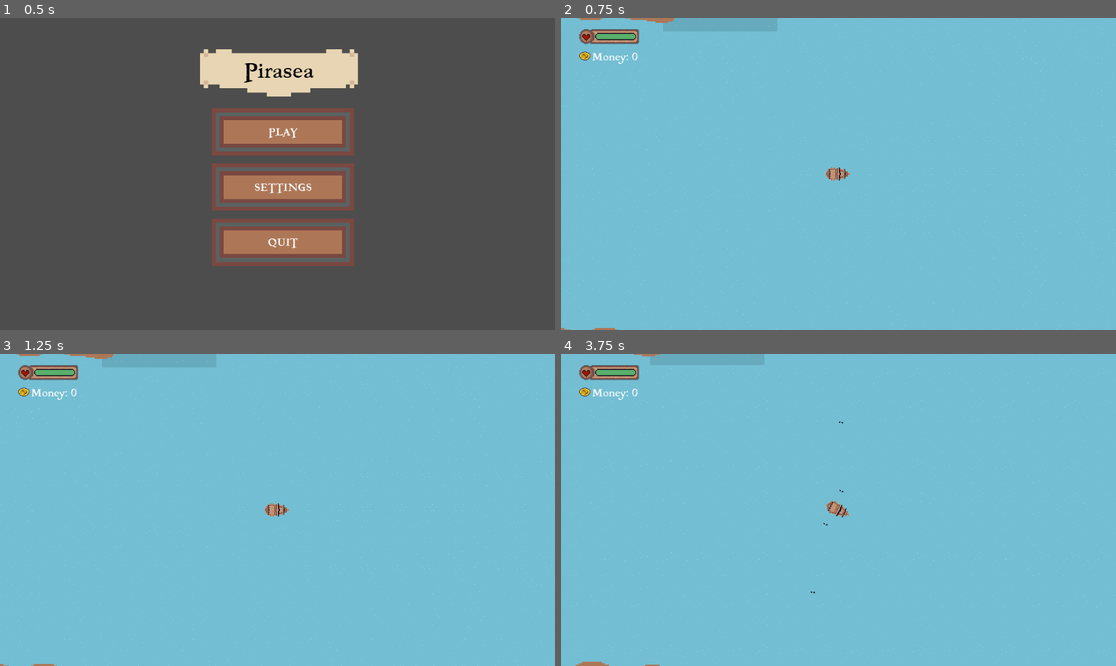
Above: before the commit, frames 1-4 (two rows, left to right).
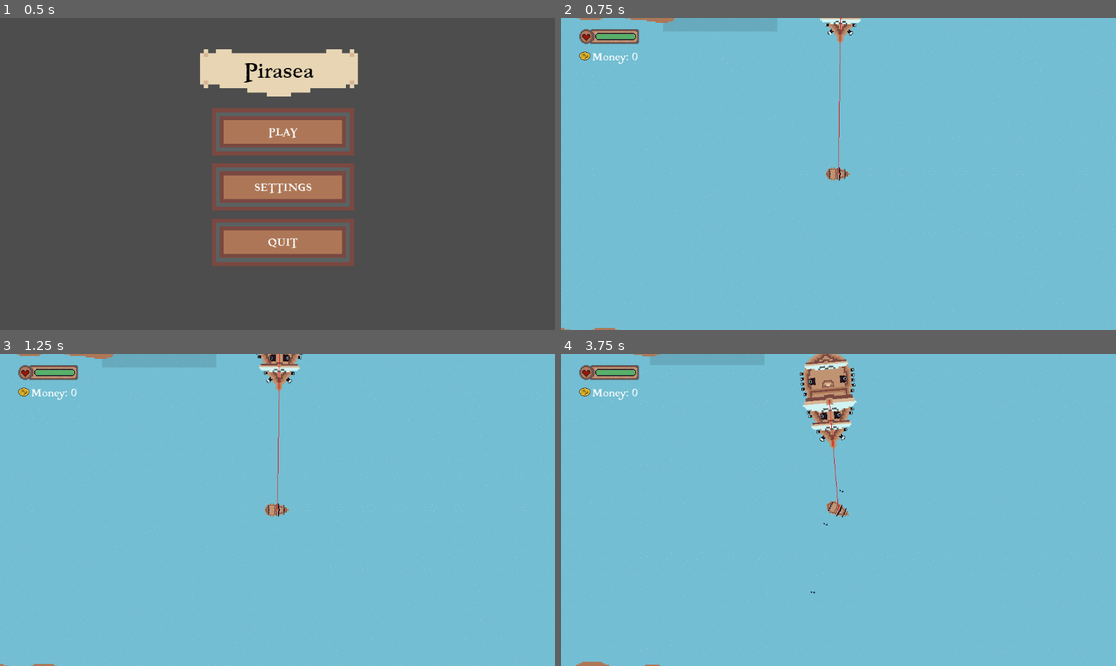
Above: after the commit, the same moments.

Repository: NotAhDog/Pirasea
Game: Godot game, scene res://Scenes/Menu.tscn
Two runs of this game, one before a commit and one after it. Both use one fixed random seed, a clock stepped at 60 frames per second and the inputs below.
Inputs:
- Up to frame 1 (0.5 s): no input
- Up to frame 2 (0.75 s): click "PLAY" at 0.5 s
- Up to frame 3 (1.25 s): no input
- Up to frame 4 (3.75 s): tap Enter at 1.25 s; hold D (right) 1.28-2.03 s; hold W (foward) 1.28-2.03 s; tap E (shop) at 1.52, 2.27 s; hold S (backwards) 2.03-2.78 s; tap W (foward) at 2.1, 3.6 s; hold W (foward) 2.78-3.53 s; hold D (right) from 2.78 s (still down)

Frame 1 is identical in both runs. In frame 2, 0.4% of the frame differs, in the area x 46-55%, y 0-51%; in frame 3, 0.6%; in frame 4, 2.2%, in the area x 43-54%, y 0-51%.

Commit message:
Start of warship

Diff:
--- a/Pirasea/Scenes/bomber.tscn
+++ b/Pirasea/Scenes/bomber.tscn
@@ -4,6 +4,7 @@
 [ext_resource type="Texture2D" uid="uid://dn3xx8nvm6de3" path="res://Art/Sloop Navy.png" id="2_5sgf3"]
 
 [node name="Enemy" type="CharacterBody2D"]
+visible = false
 script = ExtResource("1_33dta")
 
 [node name="Sprite2D" type="Sprite2D" parent="."]
--- a/Pirasea/Scenes/main.tscn
+++ b/Pirasea/Scenes/main.tscn
@@ -16,6 +16,7 @@
 [ext_resource type="Texture2D" uid="uid://eaml17arhk6j" path="res://Art/R.png" id="17_hx8ky"]
 [ext_resource type="Texture2D" uid="uid://ch7v8bbv0k8ux" path="res://Art/SW.png" id="18_ufk1i"]
 [ext_resource type="Texture2D" uid="uid://y4yj3g550nag" path="res://Art/DT.png" id="19_jxryy"]
+[ext_resource type="PackedScene" uid="uid://cv75k77stjl1q" path="res://Scenes/navywarship.tscn" id="19_ndm0m"]
 [ext_resource type="Texture2D" uid="uid://cucsy80inrsqu" path="res://Art/TM.png" id="20_sgejb"]
 [ext_resource type="Texture2D" uid="uid://cqqs62c6nuyn1" path="res://Art/C.png" id="21_dlfh2"]
 
@@ -201,7 +202,7 @@
 wait_time = 7.0
 
 [node name="Progression" type="Timer" parent="."]
-wait_time = 5.0
+wait_time = 30.0
 autostart = true
 
 [node name="Shop" type="CanvasLayer" parent="."]
@@ -975,6 +976,9 @@
 theme_override_styles/disabled = SubResource("StyleBoxFlat_caexn")
 theme_override_styles/focus = SubResource("StyleBoxFlat_caexn")
 metadata/_edit_use_anchors_ = true
+
+[node name="Enemy" parent="." instance=ExtResource("19_ndm0m")]
+position = Vector2(6010, 5244)
 
 [connection signal="timeout" from="Cannonball" to="." method="_on_cannonball_timeout"]
 [connection signal="timeout" from="Galleon" to="." method="_on_enemy_galleon_timeout"]
--- /dev/null
+++ b/Pirasea/Scenes/navywarship.tscn
@@ -0,0 +1,50 @@
+[gd_scene load_steps=3 format=3 uid="uid://cv75k77stjl1q"]
+
+[ext_resource type="Script" path="res://Scripts/navywarship.gd" id="1_5p1kl"]
+[ext_resource type="Texture2D" uid="uid://gx57qdgnslyr" path="res://Art/navy war ship.png" id="2_lvabg"]
+
+[node name="Enemy" type="CharacterBody2D"]
+script = ExtResource("1_5p1kl")
+
+[node name="Sprite2D" type="Sprite2D" parent="."]
+rotation = 1.5708
+scale = Vector2(1.75, 1.75)
+texture = ExtResource("2_lvabg")
+
+[node name="CollisionPolygon2D" type="CollisionPolygon2D" parent="."]
+polygon = PackedVector2Array(196, -7, 196, 7, 189, 14, 168, 21, 161, 28, 133, 49, 49, 84, -49, 98, -133, 98, -161, 91, -217, 14, -217, -14, -161, -91, -133, -98, -49, -98, 49, -84, 133, -49, 161, -28, 168, -21, 189, -14)
+
+[node name="Area2D" type="Area2D" parent="."]
+
+[node name="CollisionPolygon2D2" type="CollisionPolygon2D" parent="Area2D"]
+polygon = PackedVector2Array(196, -7, 196, 7, 189, 14, 168, 21, 161, 28, 133, 49, 49, 84, -49, 98, -133, 98, -161, 91, -217, 14, -217, -14, -161, -91, -133, -98, -49, -98, 49, -84, 133, -49, 161, -28, 168, -21, 189, -14)
+
+[node name="SpawnHandler" type="Node2D" parent="."]
+
+[node name="SpawnTimer" type="Timer" parent="."]
+wait_time = 0.25
+autostart = true
+
+[node name="Nav" type="Timer" parent="."]
+wait_time = 0.1
+autostart = true
+
+[node name="Cannon" type="Timer" parent="."]
+
+[node name="Galleon" type="Timer" parent="."]
+
+[node name="Rammer" type="Timer" parent="."]
+
+[node name="NavigationAgent2D" type="NavigationAgent2D" parent="."]
+target_desired_distance = 1.0
+avoidance_enabled = true
+radius = 20.0
+debug_enabled = true
+
+[connection signal="area_entered" from="Area2D" to="." method="_on_area_2d_area_entered"]
+[connection signal="body_entered" from="Area2D" to="." method="_on_area_2d_body_entered"]
+[connection signal="timeout" from="SpawnTimer" to="." method="_on_timer_timeout"]
+[connection signal="timeout" from="Nav" to="." method="_on_nav_timeout"]
+[connection signal="timeout" from="Cannon" to="." method="_on_cannonball_timeout"]
+[connection signal="timeout" from="Galleon" to="." method="_on_galleon_timeout"]
+[connection signal="timeout" from="Rammer" to="." method="_on_rammer_timeout"]
--- a/Pirasea/Scenes/pirate_boomer.tscn
+++ b/Pirasea/Scenes/pirate_boomer.tscn
@@ -38,5 +38,5 @@
 debug_enabled = true
 
 [connection signal="area_entered" from="Area2D" to="." method="_on_area_2d_area_entered"]
-[connection signal="timeout" from="SpawnTimer" to="." method="_on_spawn_timer_timeout"]
+[connection signal="timeout" from="SpawnTimer" to="." method="_on_timer_timeout"]
 [connection signal="timeout" from="Nav" to="." method="_on_nav_timeout"]
--- a/Pirasea/Scenes/pirate_galleon.tscn
+++ b/Pirasea/Scenes/pirate_galleon.tscn
@@ -34,5 +34,5 @@
 debug_enabled = true
 
 [connection signal="area_entered" from="Area2D" to="." method="_on_area_2d_area_entered"]
-[connection signal="timeout" from="SpawnTimer" to="." method="_on_spawn_timer_timeout"]
+[connection signal="timeout" from="SpawnTimer" to="." method="_on_timer_timeout"]
 [connection signal="timeout" from="Nav" to="." method="_on_nav_timeout"]
--- a/Pirasea/Scenes/rammer.tscn
+++ b/Pirasea/Scenes/rammer.tscn
@@ -4,6 +4,7 @@
 [ext_resource type="Texture2D" uid="uid://btp3p6pqxfjwj" path="res://Art/sail boat navy.png" id="2_llpin"]
 
 [node name="Rammer" type="CharacterBody2D"]
+visible = false
 script = ExtResource("1_nk1d4")
 
 [node name="Sprite2D" type="Sprite2D" parent="."]
--- a/Pirasea/Scripts/bomber.gd
+++ b/Pirasea/Scripts/bomber.gd
@@ -54,7 +54,3 @@
 
 func _on_timer_timeout():
 	show()
-
-
-func _on_spawn_timer_timeout():
-	pass # Replace with function body.
--- /dev/null
+++ b/Pirasea/Scripts/navywarship.gd
@@ -0,0 +1,66 @@
+extends CharacterBody2D
+
+var speed = 100
+var coin = preload("res://Scenes/coin.tscn")
+@onready var nav_agent := $NavigationAgent2D as NavigationAgent2D
+var boom = preload("res://Scenes/boom.tscn")
+var enemygalleon = preload("res://Scenes/enemygalleon.tscn")
+var enemyrammer = preload("res://Scenes/rammer.tscn")
+var health = 100
+
+func _ready():
+	_make_path()
+	$SpawnTimer.start(0.25)
+
+func _physics_process(delta):
+	var dir = to_local(nav_agent.get_next_path_position()).normalized()
+	if AutoloadScript.knockback == false: velocity = dir * speed
+	if AutoloadScript.knockback == true: velocity = -(dir * speed)*1.5
+	move_and_slide()
+	if velocity[0] > 0:
+		$Sprite2D.rotation = atan(velocity[1]/velocity[0]) + 1.5708
+		$CollisionPolygon2D.rotation = atan(velocity[1]/velocity[0])
+		$Area2D.rotation = atan(velocity[1]/velocity[0])
+	else:
+		$Sprite2D.rotation = atan(velocity[1]/velocity[0]) + 3.14159 + 1.5708
+		$CollisionPolygon2D.rotation = atan(velocity[1]/velocity[0]) + 3.14159
+		$Area2D.rotation = atan(velocity[1]/velocity[0]) + 3.14159
+
+func _make_path() -> void:
+	nav_agent.target_position = get_node("/root/Main/Player").global_position
+
+func _on_nav_timeout():
+	_make_path()
+
+func _on_area_2d_area_entered(area):
+	if "cannonball" in str(area).to_lower() or "boom" in str(area).to_lower():
+		health -= 1
+		if health <= 0:
+			for i in range(20):
+				var coininstance = coin.instantiate()
+				get_node("/root/Main").add_child(coininstance)
+				coininstance.global_position = self.global_position
+			self.queue_free()
+
+func _on_area_2d_body_entered(body):
+	if $SpawnTimer.time_left > 0 and "island" in str(body).to_lower():
+		self.position = AutoloadScript._choose_random_spawn()
+		$SpawnTimer.start(0.25)
+
+func _on_timer_timeout():
+	show()
+
+func _on_galleon_timeout():
+	var galleoninstance = enemygalleon.instantiate()
+	get_node("/root/Main").add_child(galleoninstance)
+	galleoninstance.global_position = self.global_position
+
+func _on_rammer_timeout():
+	pass # Replace with function body.
+
+func _random_spawn():
+	var spawnside = randi_range(1, 4)
+	var spawn = Vector2(0.0, 0.0)
+	if spawnside == 1:
+		spawn = self.global_position
+		spawn.y -= 200
Binary file added: Pirasea/Art/navy war ship.png
Not shown, added: Pirasea/Art/navy war ship.png.import
Not shown: 1 places in Pirasea/Scenes/main.tscn that only renumber resources
